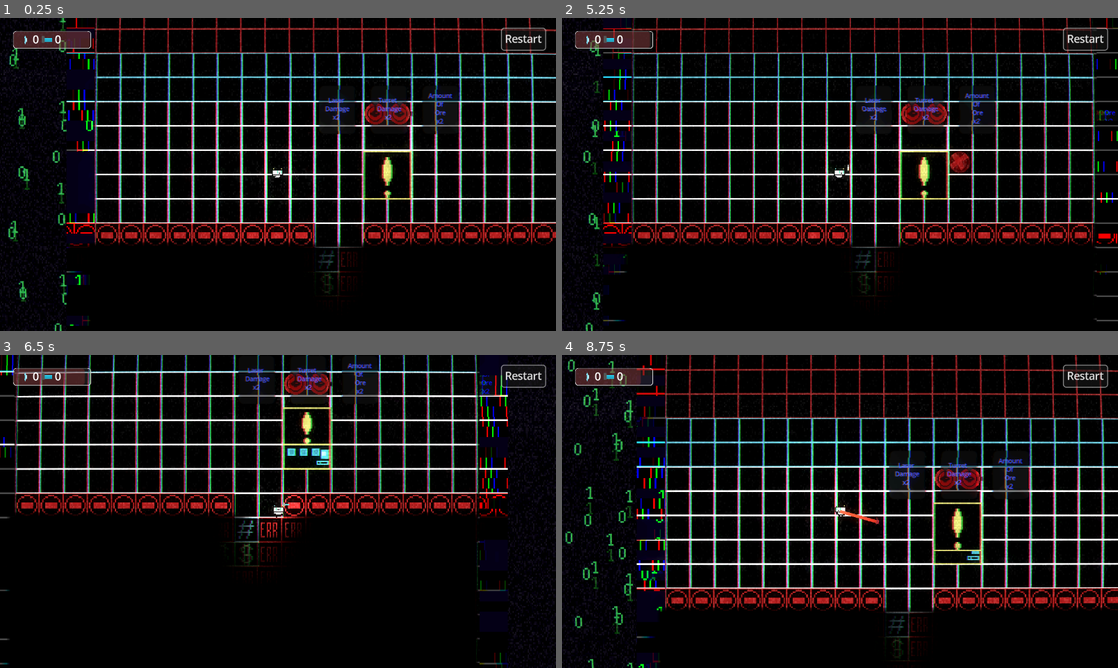
Above: before the commit, frames 1-4 (two rows, left to right).
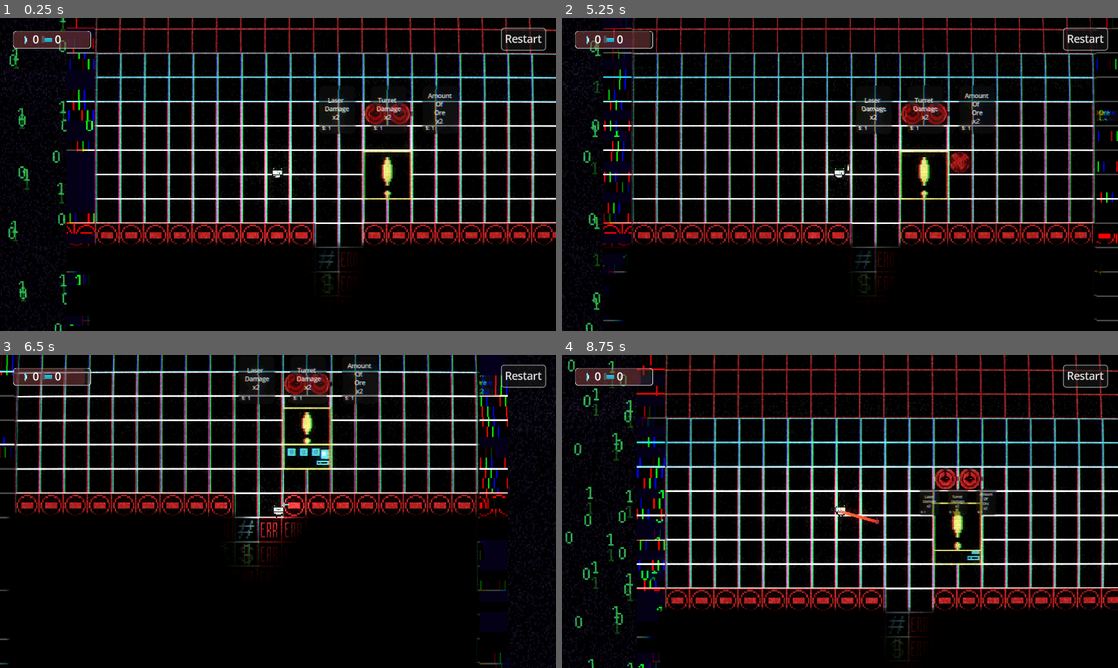
Above: after the commit, the same moments.

Repository: LexMalch/DebagerNew
Game: Godot game, scene res://scene/main/main.tscn
Two runs of this game, one before a commit and one after it. Both use one fixed random seed, a clock stepped at 60 frames per second and the inputs below.
Inputs (mouse positions are in pixels of both pictures, inside the frame that each line leads up to):
- Up to frame 1 (0.25 s): no input
- Up to frame 2 (5.25 s): click "Laser Damage x2" at 0.5 s; click "Turret Damage x2" at 1.25 s; click "Amount Of Ore x2" at 2 s; click "Restart" at 2.75 s; click "Restart" at 3.5 s; click "Restart" at 4.25 s; move the mouse to (962, 158) at 5.02 s; hold D (right) from 5.03 s (still down); hold 3 (build_mode) from 5.03 s (still down)
- Up to frame 3 (6.5 s): move the mouse to (166, 527) at 5.77 s; release D (right) at 5.78 s; release 3 (build_mode) at 5.78 s; hold S (down) from 5.78 s (still down); tap 1 (dig_mode) at 5.85 s
- Up to frame 4 (8.75 s): move the mouse to (895, 442) at 6.52 s; release S (down) at 6.53 s; hold D (right) 6.53-7.28 s; tap 2 (fight_mode) at 6.6 s; move the mouse to (812, 574) at 7.27 s; hold W (up) 7.28-8.03 s; tap E (interact) at 7.35 s; move the mouse to (1006, 558) at 8.02 s; press the mouse at (1006, 558) at 8.03 s; hold A (left) from 8.03 s (still down)

The runs differ from the first frame. In frame 1, 0.4% of the frame differs, in the area x 57-82%, y 24-36%; in frame 2, 0.4%; in frame 3, 0.4%; in frame 4, 1.4%, in the area x 58-85%, y 30-52%.

Commit message:
lolich

Diff:
--- a/scene/generator/generator.gd
+++ b/scene/generator/generator.gd
@@ -5,6 +5,7 @@
 func _on_generator_area_body_entered(body: Node2D) -> void:
 	if body.is_in_group("player")or body.is_in_group("coins"):
 		$Sprite.play("buid_up")
+		$AnimationPlayer.play("shop_in")
 
 
 
@@ -12,6 +13,7 @@
 func _on_generator_area_body_exited(body: Node2D) -> void:
 	if body.is_in_group("player")  or body.is_in_group("coins"):
 		$Sprite.play_backwards("buid_up")
+		$AnimationPlayer.play_backwards("shop_in")
 
 
 
--- a/scene/generator/generator.tscn
+++ b/scene/generator/generator.tscn
@@ -100,6 +100,90 @@
 shader_parameter/shake_block_size = 30.5
 shader_parameter/shake_color_rate = 0.001
 
+[sub_resource type="Animation" id="Animation_jccku"]
+resource_name = "shop_in"
+tracks/0/type = "value"
+tracks/0/imported = false
+tracks/0/enabled = true
+tracks/0/path = NodePath("Control/HBoxContainer:size")
+tracks/0/interp = 1
+tracks/0/loop_wrap = true
+tracks/0/keys = {
+"times": PackedFloat32Array(0, 1),
+"transitions": PackedFloat32Array(1, 1),
+"update": 0,
+"values": [Vector2(92, 32), Vector2(92, 32)]
+}
+tracks/1/type = "value"
+tracks/1/imported = false
+tracks/1/enabled = true
+tracks/1/path = NodePath("Control/HBoxContainer:position")
+tracks/1/interp = 1
+tracks/1/loop_wrap = true
+tracks/1/keys = {
+"times": PackedFloat32Array(0, 1),
+"transitions": PackedFloat32Array(1.86607, 1),
+"update": 0,
+"values": [Vector2(-33, 48.085), Vector2(-33, 9)]
+}
+tracks/2/type = "value"
+tracks/2/imported = false
+tracks/2/enabled = true
+tracks/2/path = NodePath("Control/HBoxContainer:scale")
+tracks/2/interp = 1
+tracks/2/loop_wrap = true
+tracks/2/keys = {
+"times": PackedFloat32Array(0, 1),
+"transitions": PackedFloat32Array(1.8025, 1),
+"update": 0,
+"values": [Vector2(0, 0), Vector2(1, 1)]
+}
+
+[sub_resource type="Animation" id="Animation_b5xoo"]
+length = 0.001
+tracks/0/type = "value"
+tracks/0/imported = false
+tracks/0/enabled = true
+tracks/0/path = NodePath("Control/HBoxContainer:size")
+tracks/0/interp = 1
+tracks/0/loop_wrap = true
+tracks/0/keys = {
+"times": PackedFloat32Array(0),
+"transitions": PackedFloat32Array(1),
+"update": 0,
+"values": [Vector2(92, 32)]
+}
+tracks/1/type = "value"
+tracks/1/imported = false
+tracks/1/enabled = true
+tracks/1/path = NodePath("Control/HBoxContainer:position")
+tracks/1/interp = 1
+tracks/1/loop_wrap = true
+tracks/1/keys = {
+"times": PackedFloat32Array(0),
+"transitions": PackedFloat32Array(1),
+"update": 0,
+"values": [Vector2(-33, 9)]
+}
+tracks/2/type = "value"
+tracks/2/imported = false
+tracks/2/enabled = true
+tracks/2/path = NodePath("Control/HBoxContainer:scale")
+tracks/2/interp = 1
+tracks/2/loop_wrap = true
+tracks/2/keys = {
+"times": PackedFloat32Array(0),
+"transitions": PackedFloat32Array(1),
+"update": 0,
+"values": [Vector2(1, 1)]
+}
+
+[sub_resource type="AnimationLibrary" id="AnimationLibrary_dufph"]
+_data = {
+&"RESET": SubResource("Animation_b5xoo"),
+&"shop_in": SubResource("Animation_jccku")
+}
+
 [node name="Generator" type="StaticBody2D" groups=["ally"]]
 scale = Vector2(2, 2)
 collision_layer = 2
@@ -162,55 +246,109 @@
 offset_bottom = 16.5
 grow_horizontal = 2
 grow_vertical = 2
+pivot_offset = Vector2(45.11, 15.5)
 theme_override_constants/separation = 10
 alignment = 1
 
-[node name="PanelContainer" type="PanelContainer" parent="Control/HBoxContainer"]
+[node name="LaserDamage" type="PanelContainer" parent="Control/HBoxContainer"]
 layout_mode = 2
 theme_override_styles/panel = SubResource("StyleBoxEmpty_plp2v")
 
-[node name="Glich" type="ColorRect" parent="Control/HBoxContainer/PanelContainer"]
+[node name="Glich" type="ColorRect" parent="Control/HBoxContainer/LaserDamage"]
 z_index = 1000
 material = SubResource("ShaderMaterial_b5xoo")
 layout_mode = 2
 
-[node name="Button" type="Button" parent="Control/HBoxContainer/PanelContainer"]
-layout_mode = 2
-theme_override_colors/font_color = Color(0.36, 0.36, 1, 1)
+[node name="Button" type="Button" parent="Control/HBoxContainer/LaserDamage"]
+layout_mode = 2
 theme_override_font_sizes/font_size = 4
 text = "Laser
 Damage
 x2"
 
-[node name="PanelContainer2" type="PanelContainer" parent="Control/HBoxContainer"]
+[node name="MarginContainer" type="MarginContainer" parent="Control/HBoxContainer/LaserDamage/Button"]
+layout_mode = 1
+anchors_preset = 15
+anchor_right = 1.0
+anchor_bottom = 1.0
+grow_horizontal = 2
+grow_vertical = 2
+theme_override_constants/margin_left = 2
+theme_override_constants/margin_top = 2
+theme_override_constants/margin_right = 2
+theme_override_constants/margin_bottom = 2
+
+[node name="HBoxContainer" type="HBoxContainer" parent="Control/HBoxContainer/LaserDamage/Button/MarginContainer"]
+layout_mode = 2
+theme_override_constants/separation = 1
+
+[node name="Icon" type="Label" parent="Control/HBoxContainer/LaserDamage/Button/MarginContainer/HBoxContainer"]
+layout_mode = 2
+size_flags_vertical = 8
+theme_override_font_sizes/font_size = 3
+text = "$:"
+
+[node name="Price" type="Label" parent="Control/HBoxContainer/LaserDamage/Button/MarginContainer/HBoxContainer"]
+layout_mode = 2
+size_flags_vertical = 8
+theme_override_font_sizes/font_size = 3
+text = "1"
+
+[node name="TurretDamage" type="PanelContainer" parent="Control/HBoxContainer"]
 layout_mode = 2
 theme_override_styles/panel = SubResource("StyleBoxEmpty_ca0l4")
 
-[node name="Glich" type="ColorRect" parent="Control/HBoxContainer/PanelContainer2"]
+[node name="Glich" type="ColorRect" parent="Control/HBoxContainer/TurretDamage"]
 z_index = 1000
 material = SubResource("ShaderMaterial_dufph")
 layout_mode = 2
 
-[node name="Button2" type="Button" parent="Control/HBoxContainer/PanelContainer2"]
-layout_mode = 2
-theme_override_colors/font_color = Color(0.360784, 0.360784, 1, 1)
+[node name="Button2" type="Button" parent="Control/HBoxContainer/TurretDamage"]
+layout_mode = 2
 theme_override_font_sizes/font_size = 4
 text = "Turret
 Damage
 x2"
 
-[node name="PanelContainer3" type="PanelContainer" parent="Control/HBoxContainer"]
+[node name="MarginContainer" type="MarginContainer" parent="Control/HBoxContainer/TurretDamage/Button2"]
+layout_mode = 1
+anchors_preset = 15
+anchor_right = 1.0
+anchor_bottom = 1.0
+grow_horizontal = 2
+grow_vertical = 2
+theme_override_constants/margin_left = 2
+theme_override_constants/margin_top = 2
+theme_override_constants/margin_right = 2
+theme_override_constants/margin_bottom = 2
+
+[node name="HBoxContainer" type="HBoxContainer" parent="Control/HBoxContainer/TurretDamage/Button2/MarginContainer"]
+layout_mode = 2
+theme_override_constants/separation = 1
+
+[node name="Icon" type="Label" parent="Control/HBoxContainer/TurretDamage/Button2/MarginContainer/HBoxContainer"]
+layout_mode = 2
+size_flags_vertical = 8
+theme_override_font_sizes/font_size = 3
+text = "$:"
+
+[node name="Price" type="Label" parent="Control/HBoxContainer/TurretDamage/Button2/MarginContainer/HBoxContainer"]
+layout_mode = 2
+size_flags_vertical = 8
+theme_override_font_sizes/font_size = 3
+text = "1"
+
+[node name="OreAmount" type="PanelContainer" parent="Control/HBoxContainer"]
 layout_mode = 2
 theme_override_styles/panel = SubResource("StyleBoxEmpty_jccku")
 
-[node name="Glich" type="ColorRect" parent="Control/HBoxContainer/PanelContainer3"]
+[node name="Glich" type="ColorRect" parent="Control/HBoxContainer/OreAmount"]
 z_index = 1000
 material = SubResource("ShaderMaterial_ewm5t")
 layout_mode = 2
 
-[node name="Button3" type="Button" parent="Control/HBoxContainer/PanelContainer3"]
-layout_mode = 2
-theme_override_colors/font_color = Color(0.360784, 0.360784, 1, 1)
+[node name="Button3" type="Button" parent="Control/HBoxContainer/OreAmount"]
+layout_mode = 2
 theme_override_font_sizes/font_size = 4
 text = "Amount
 Of
@@ -218,7 +356,40 @@
 x2
 "
 
+[node name="MarginContainer" type="MarginContainer" parent="Control/HBoxContainer/OreAmount/Button3"]
+layout_mode = 1
+anchors_preset = 15
+anchor_right = 1.0
+anchor_bottom = 1.0
+grow_horizontal = 2
+grow_vertical = 2
+theme_override_constants/margin_left = 2
+theme_override_constants/margin_top = 2
+theme_override_constants/margin_right = 2
+theme_override_constants/margin_bottom = 2
+
+[node name="HBoxContainer" type="HBoxContainer" parent="Control/HBoxContainer/OreAmount/Button3/MarginContainer"]
+layout_mode = 2
+theme_override_constants/separation = 1
+
+[node name="Icon" type="Label" parent="Control/HBoxContainer/OreAmount/Button3/MarginContainer/HBoxContainer"]
+layout_mode = 2
+size_flags_vertical = 8
+theme_override_font_sizes/font_size = 3
+text = "$:"
+
+[node name="Price" type="Label" parent="Control/HBoxContainer/OreAmount/Button3/MarginContainer/HBoxContainer"]
+layout_mode = 2
+size_flags_vertical = 8
+theme_override_font_sizes/font_size = 3
+text = "1"
+
+[node name="AnimationPlayer" type="AnimationPlayer" parent="."]
+libraries = {
+&"": SubResource("AnimationLibrary_dufph")
+}
+
 [connection signal="body_entered" from="generator_area" to="." method="_on_generator_area_body_entered"]
 [connection signal="body_exited" from="generator_area" to="." method="_on_generator_area_body_exited"]
 [connection signal="body_entered" from="Buildup_area" to="." method="_on_buildup_area_body_entered"]
-[connection signal="pressed" from="Control/HBoxContainer/PanelContainer/Button" to="Control" method="_on_button_pressed"]
+[connection signal="pressed" from="Control/HBoxContainer/LaserDamage/Button" to="Control" method="_on_button_pressed"]
Not shown: 1 places in scene/generator/generator.tscn that only renumber resources
